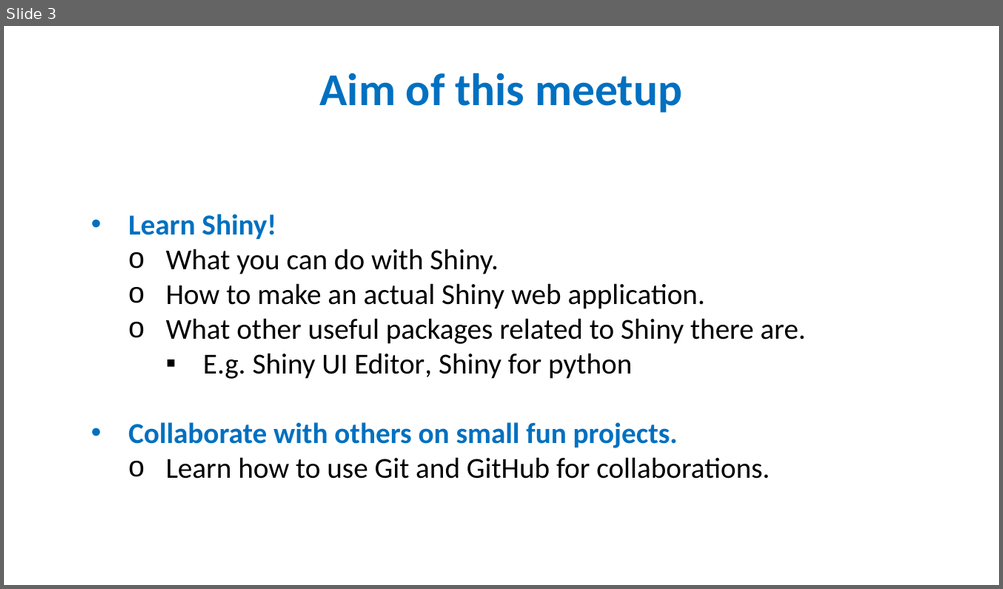
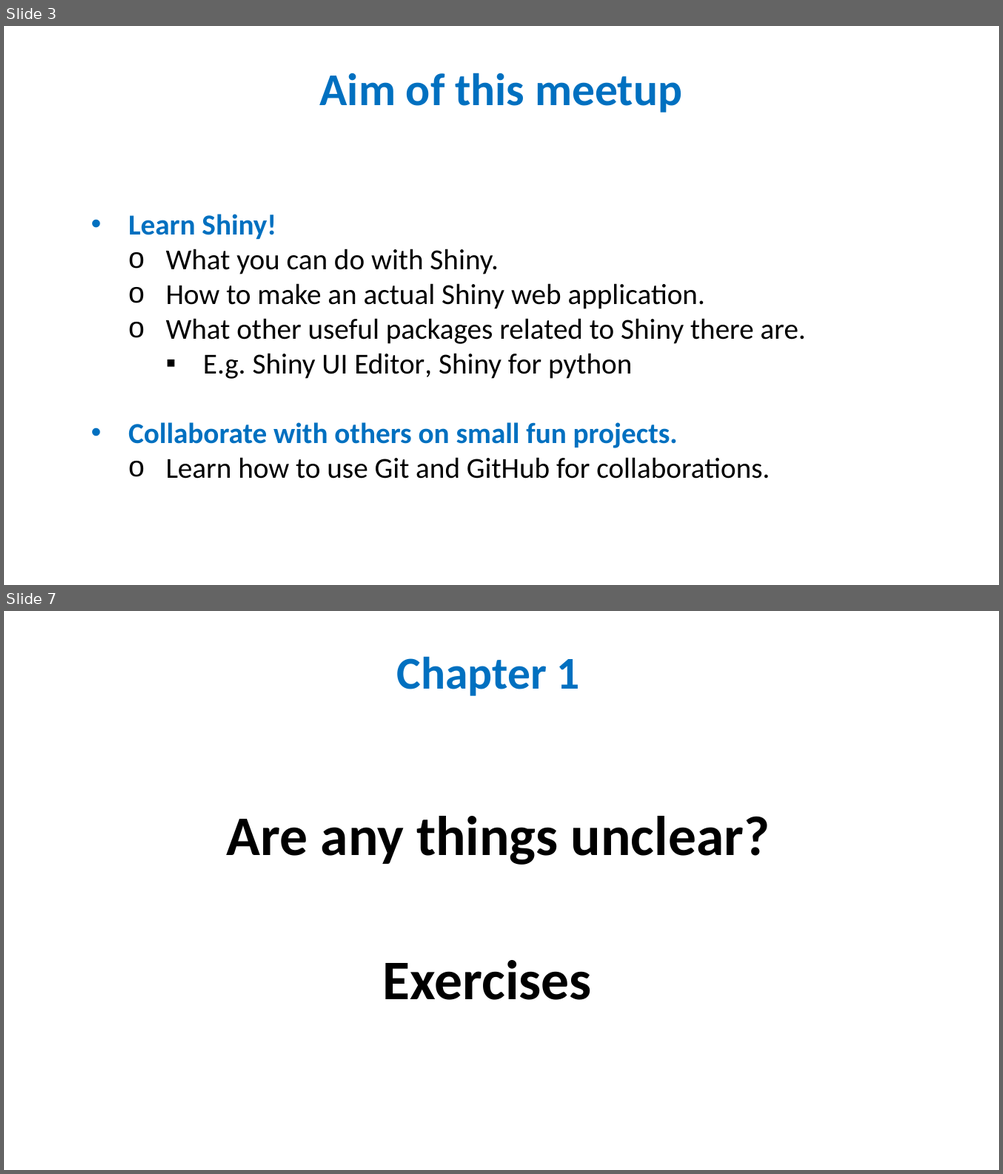
Before and after one commit to jpquast/R-Shiny-Meetup, a slide deck: Presentations/Intoduction.pptx. Shown one above the other, each under a label of ours: slide 3 before the commit, slides 3 and 7 after it; the slides between them are not shown. The pictures are 1003x589 and 1003x1174 pixels, drawn with LibreOffice and Linux fonts; fonts in the diff are those of the drawing. Boxes give left, top, right and bottom in pixels: in the first picture for what was removed or moved away, otherwise in the second. Text is boxed around its words. In the diff, an @@ line names an element or a change of style, - is before the commit and + after.

```diff
--- a/Presentations/Intoduction.pptx
+++ b/Presentations/Intoduction.pptx
@@ slide 7 added at (4,611,999,1170), background #FFFFFF @@
@@ text added at (397,656,580,696), 44 pt, text #0070C0, bold @@
+Chapter 1
@@ text added at (227,816,769,865), 54 pt, text #000000, bold @@
+Are any things unclear?
@@ text added at (383,960,592,1000), 54 pt, text #000000, bold @@
+Exercises
```
Also in this commit, not shown: 1 slide changed, 2 other slides added.
